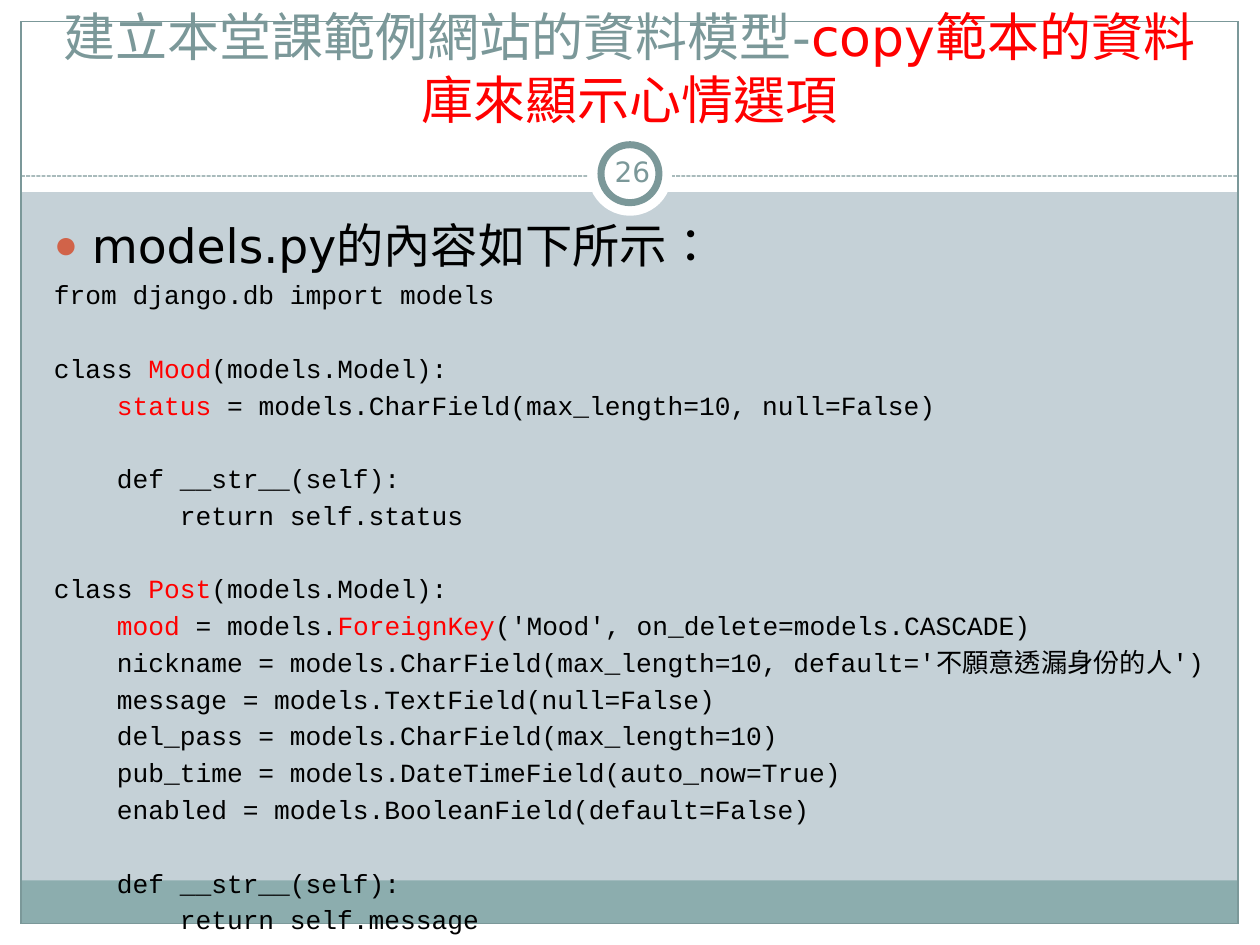
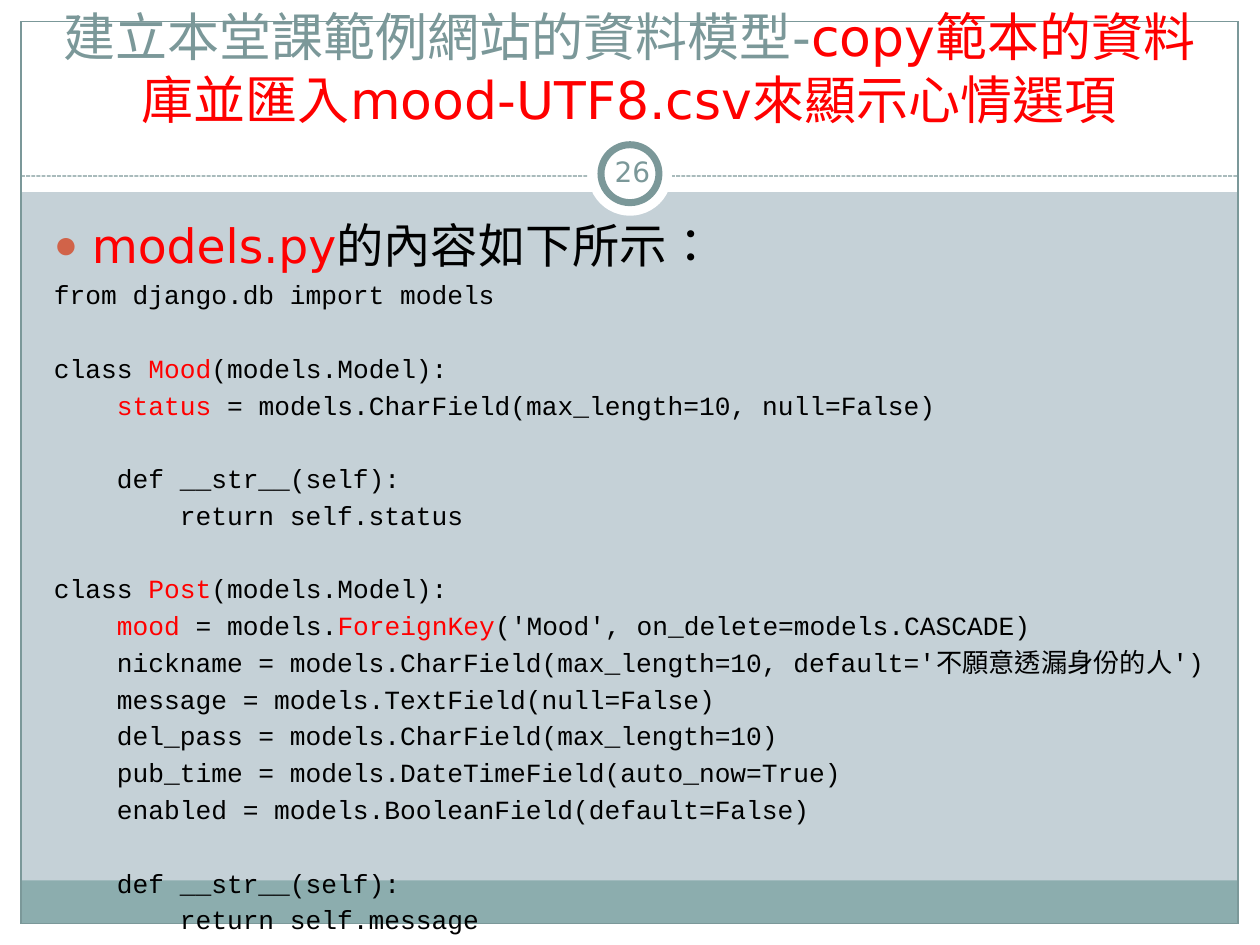
Before and after one commit to jacktea88/406django, a slide deck: slide 26 of ch08/Django4-ch08.pptx. Drawn at 1260x945 pixels with LibreOffice and Linux fonts; fonts in the diff are those of the drawing. Boxes give left, top, right and bottom in pixels: in the first picture for what was removed or moved away, otherwise in the second. Text is boxed around its words. In the diff, an @@ line names an element or a change of style, - is before the commit and + after.

```diff
--- a/ch08/Django4-ch08.pptx
+++ b/ch08/Django4-ch08.pptx
@@ title at (63,12,1195,124): text changed @@
-建立本堂課範例網站的資料模型-copy範本的資料庫來顯示心情選項
+建立本堂課範例網站的資料模型-copy範本的資料庫並匯入mood-UTF8.csv來顯示心情選項
@@ text at (92,225,715,273): text colour #000000 to #FF0000 in "models.py的內容如下所示：" @@
```
Also in this commit, not shown: 39 other slides changed, 1 slide added, 1 slide removed, 14 other files.
